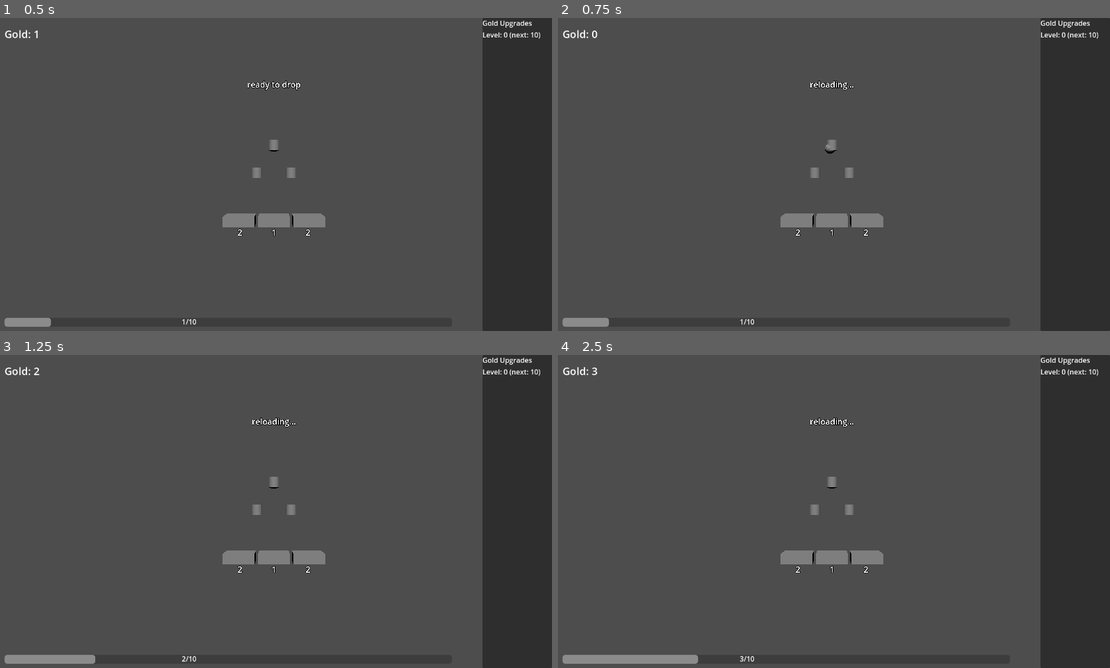
Above: before the commit, frames 1-4 (two rows, left to right).
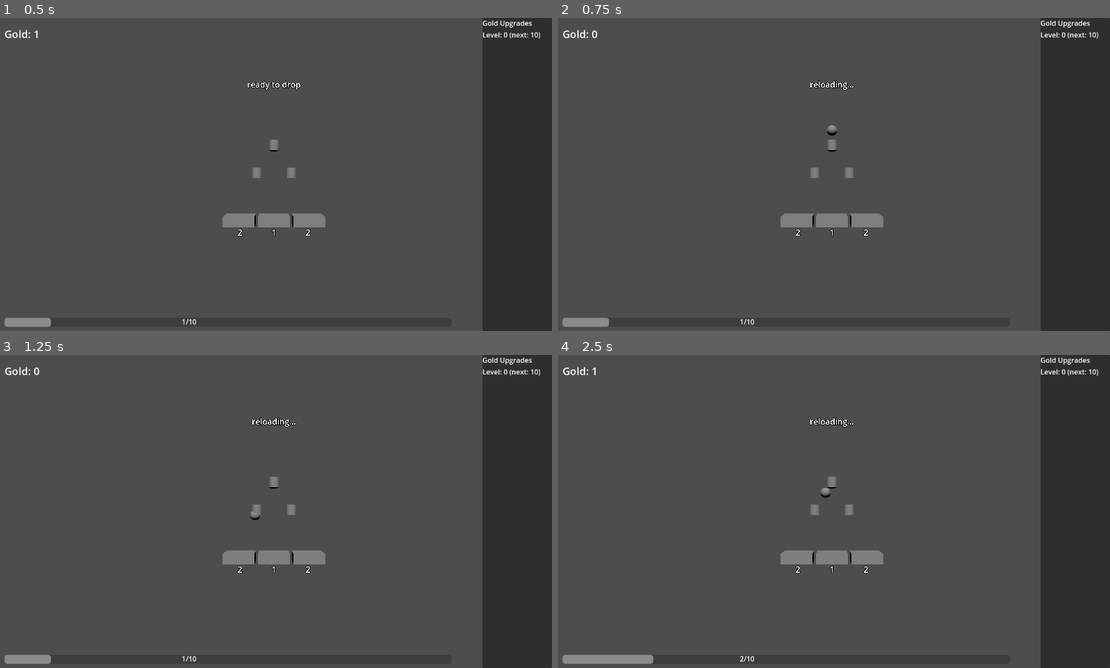
Above: after the commit, the same moments.

Repository: kjbrown-sandbox/pleenko
Game: Godot game, scene res://scenes/main.tscn
Same seed, same stepped clock (60 frames per second), same inputs: the game is played once before the commit and once after it.
Inputs (mouse positions are in pixels of both pictures, inside the frame that each line leads up to):
- Up to frame 1 (0.5 s): no input
- Up to frame 2 (0.75 s): tap Enter at 0.5 s; move the mouse to (955, 158) at 0.52 s; hold Space (drop_coin) from 0.53 s (still down); click (955, 158) at 0.67 s
- Up to frame 3 (1.25 s): keep holding Space (drop_coin)
- Up to frame 4 (2.5 s): move the mouse to (718, 527) at 1.27 s; release Space (drop_coin) at 1.28 s; tap Space (drop_coin) at 1.35, 2 s; click (718, 527) at 1.42 s; move the mouse to (889, 442) at 2.02 s; hold Space (drop_coin) from 2.03 s (still down); click (889, 442) at 2.17 s

Frame 1 is identical in both runs. In frame 2, less than 0.1% of the frame differs, in the area x 48-51%, y 34-44%; in frame 3, 0.3%; in frame 4, 0.3%, in the area x 6-50%, y 4-99%.

Commit message:
Small number tweaks

Diff:
--- a/scripts/coin.gd
+++ b/scripts/coin.gd
@@ -2,7 +2,7 @@
 
 signal landed(bucket_value: int)
 
-const TIME_PER_SEGMENT := 0.15
+const TIME_PER_SEGMENT := 0.3
 
 
 func animate(waypoints: Array[Vector3], bucket_value: int) -> void:
--- a/scripts/main.gd
+++ b/scripts/main.gd
@@ -396,11 +396,11 @@
 func _on_level_up(level: int) -> void:
 	match level:
 		1:
+			ui.show_bucket_value()
+			ui.update_bucket_value(bucket_value_cost, bucket_value_level)
+		2:
 			ui.show_add_row()
 			ui.update_upgrade(regular_upgrade_cost)
-		2:
-			ui.show_bucket_value()
-			ui.update_bucket_value(bucket_value_cost, bucket_value_level)
 		3:
 			ui.show_drop_rate()
 			ui.update_drop_rate(drop_rate_cost, gold_drop_cooldown.wait_time)
